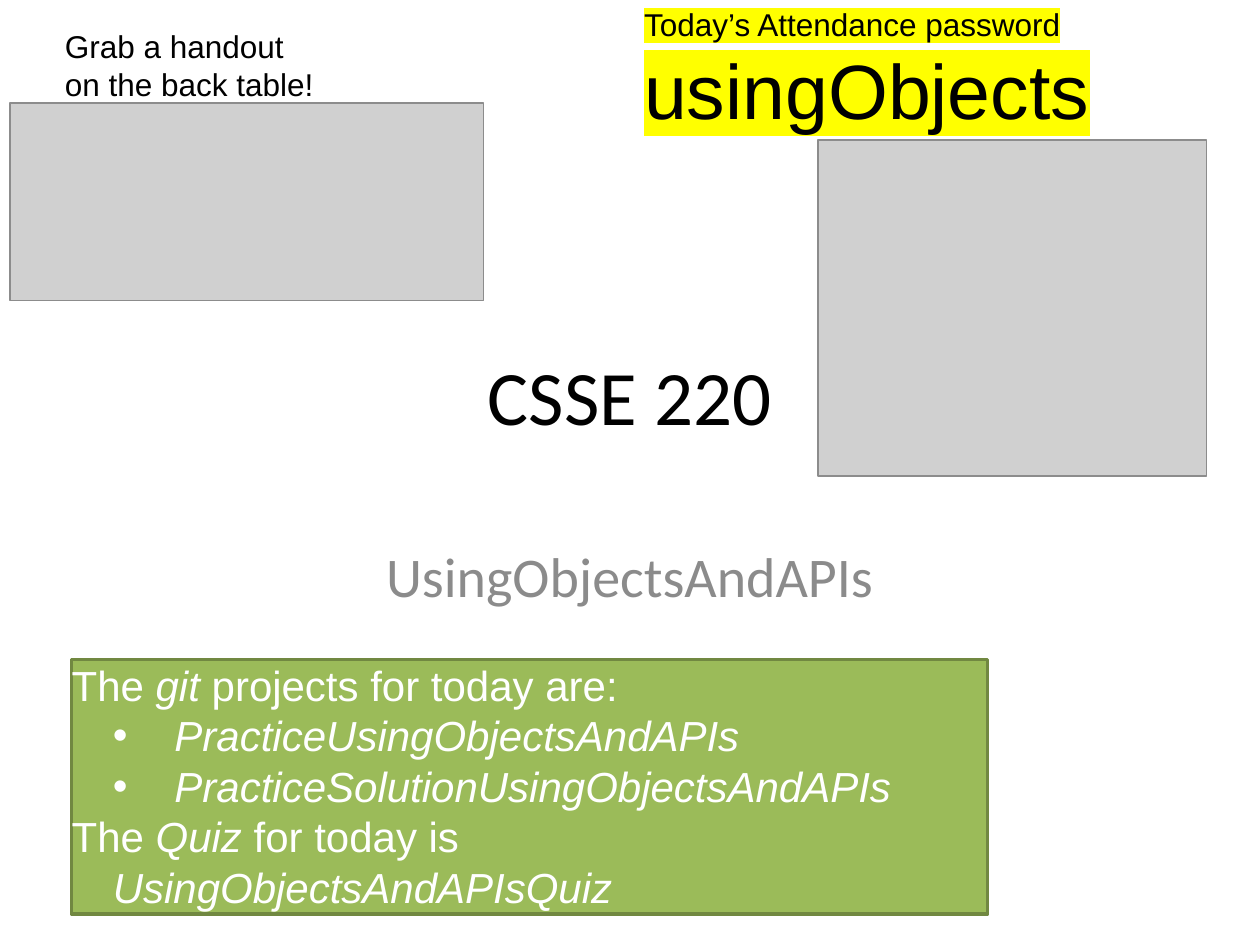
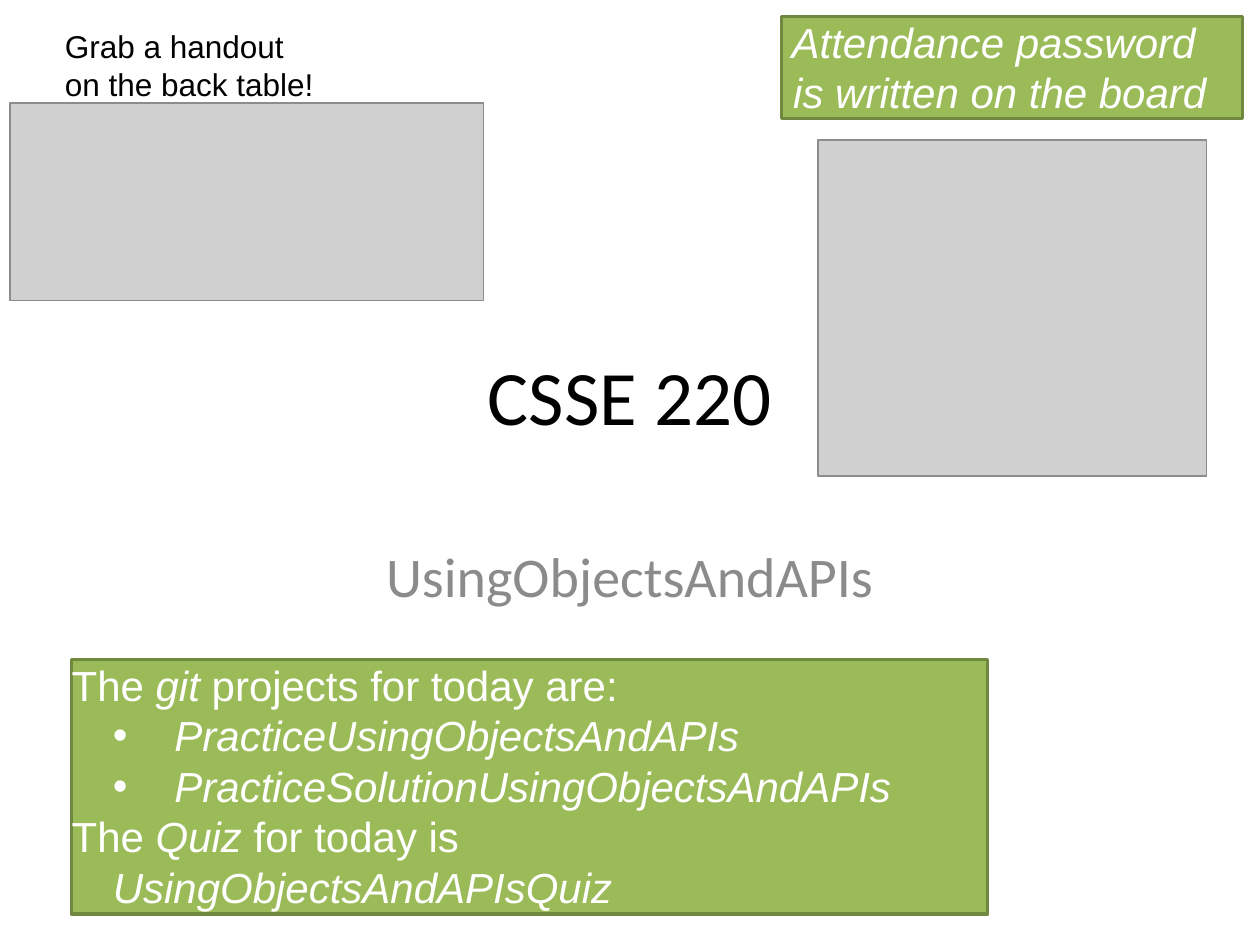
Before and after one commit to RHIT-CSSE/csse220, a slide deck: slide 1 of ClassMaterials/UsingObjectsAndAPIs/Slides/Part1-Help-and-Academic-Integrity.pptx. Drawn at 1260x945 pixels with LibreOffice and Linux fonts; fonts in the diff are those of the drawing; grey boxes stand for pictures. Boxes give left, top, right and bottom in pixels: in the first picture for what was removed or moved away, otherwise in the second. Text is boxed around its words. In the diff, an @@ line names an element or a change of style, - is before the commit and + after.

Commit message:
making all slides reference the board instead of needing to modify to add a password

```diff
--- a/ClassMaterials/UsingObjectsAndAPIs/Slides/Part1-Help-and-Academic-Integrity.pptx
+++ b/ClassMaterials/UsingObjectsAndAPIs/Slides/Part1-Help-and-Academic-Integrity.pptx
@@ text removed at (x1=644, y1=13, x2=1089, y2=134) @@
-Today’s Attendance password
-usingObjects
@@ rectangle added at (x1=781, y1=16, x2=1242, y2=118), fill #9BBB59, outline #718841 2 pt, 24 pt, text #FFFFFF, italic @@
+Attendance password
+is written on the board
```
Also in this commit, not shown: 22 other files.
